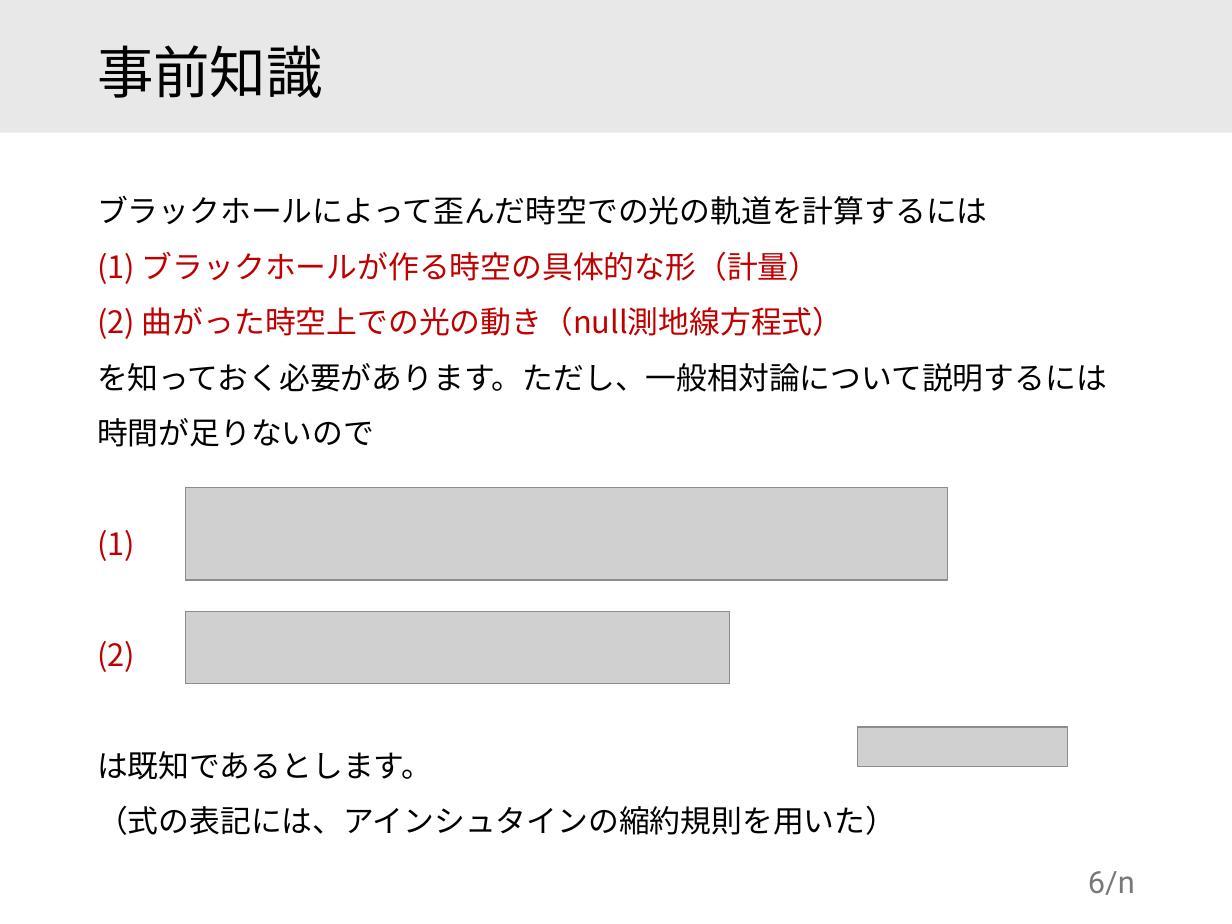
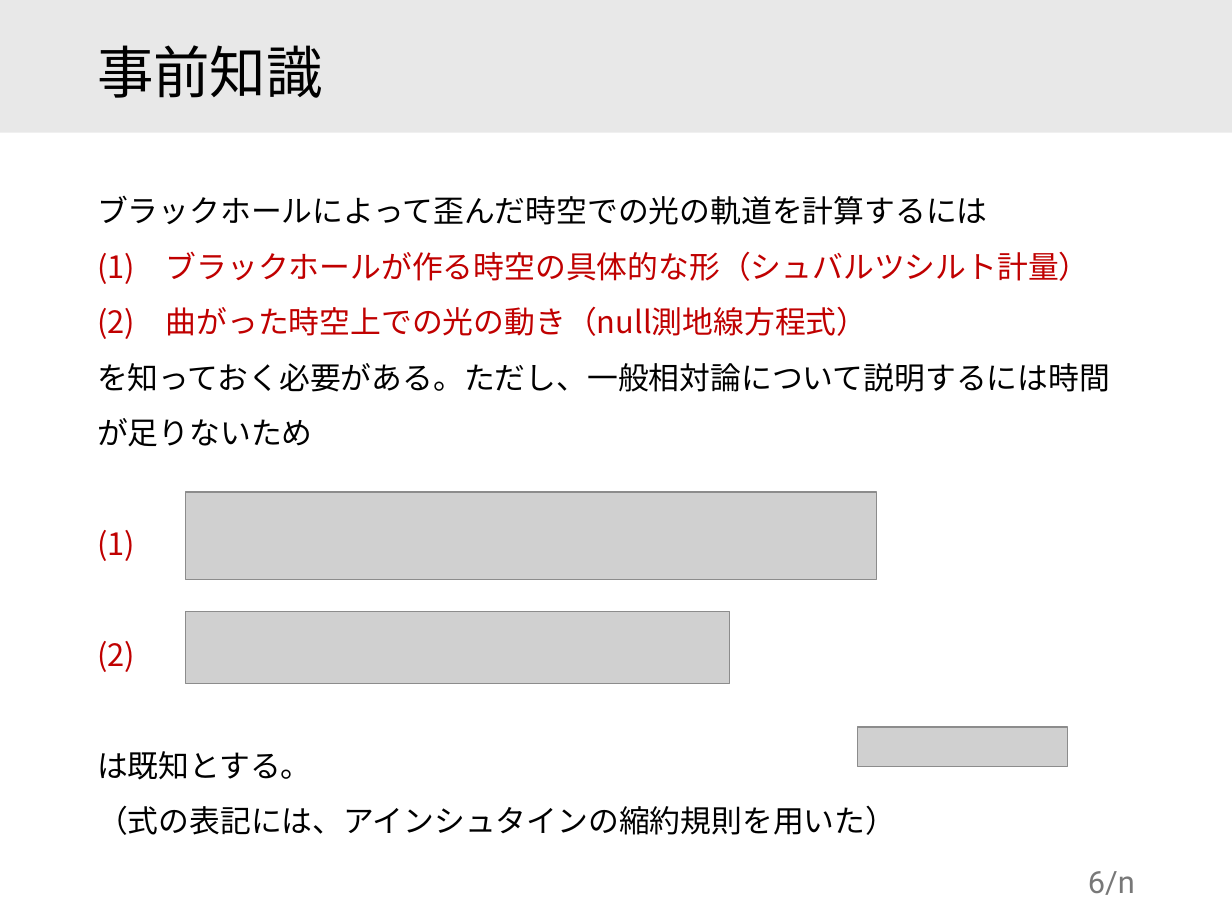
Before and after one commit to motoki-omamiuda/gakushuin, a slide deck: slide 6 of docs/大輪講.pptx. Drawn at 1232x924 pixels with LibreOffice and Linux fonts; fonts in the diff are those of the drawing; grey boxes stand for pictures. Boxes give left, top, right and bottom in pixels: in the first picture for what was removed or moved away, otherwise in the second. Text is boxed around its words. In the diff, an @@ line names an element or a change of style, - is before the commit and + after.

```diff
--- a/docs/大輪講.pptx
+++ b/docs/大輪講.pptx
@@ text at (x1=97, y1=251, x2=1090, y2=284): text changed @@
-(1) ブラックホールが作る時空の具体的な形（計量）
+(1) ブラックホールが作る時空の具体的な形（シュバルツシルト計量）
@@ text at (x1=97, y1=363, x2=1110, y2=446): text changed @@
-を知っておく必要があります。ただし、一般相対論について説明するには時間が足りないので
+を知っておく必要がある。ただし、一般相対論について説明するには時間が足りないため
@@ picture resized from (x1=186, y1=487, x2=947, y2=579) to (x1=186, y1=492, x2=877, y2=579) @@
@@ text at (x1=97, y1=751, x2=312, y2=780): text changed @@
-は既知であるとします。
+は既知とする。
```
Also in this commit, not shown: 2 other slides changed, 1 slide added, 18 other files.
